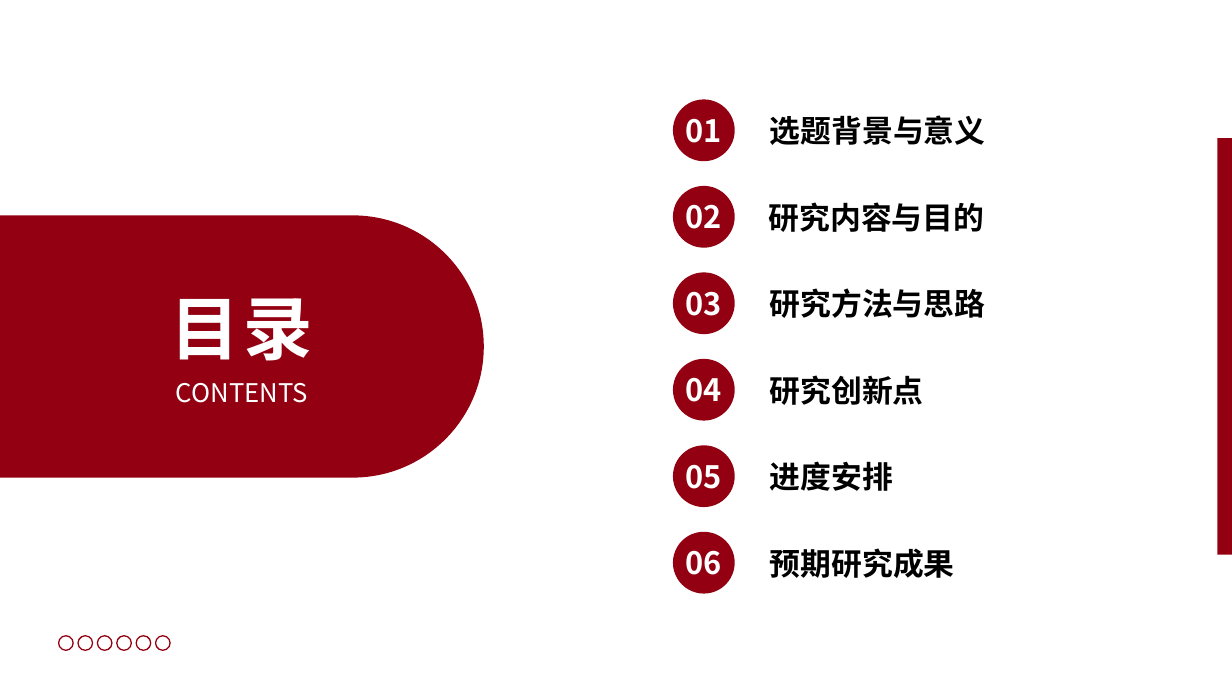
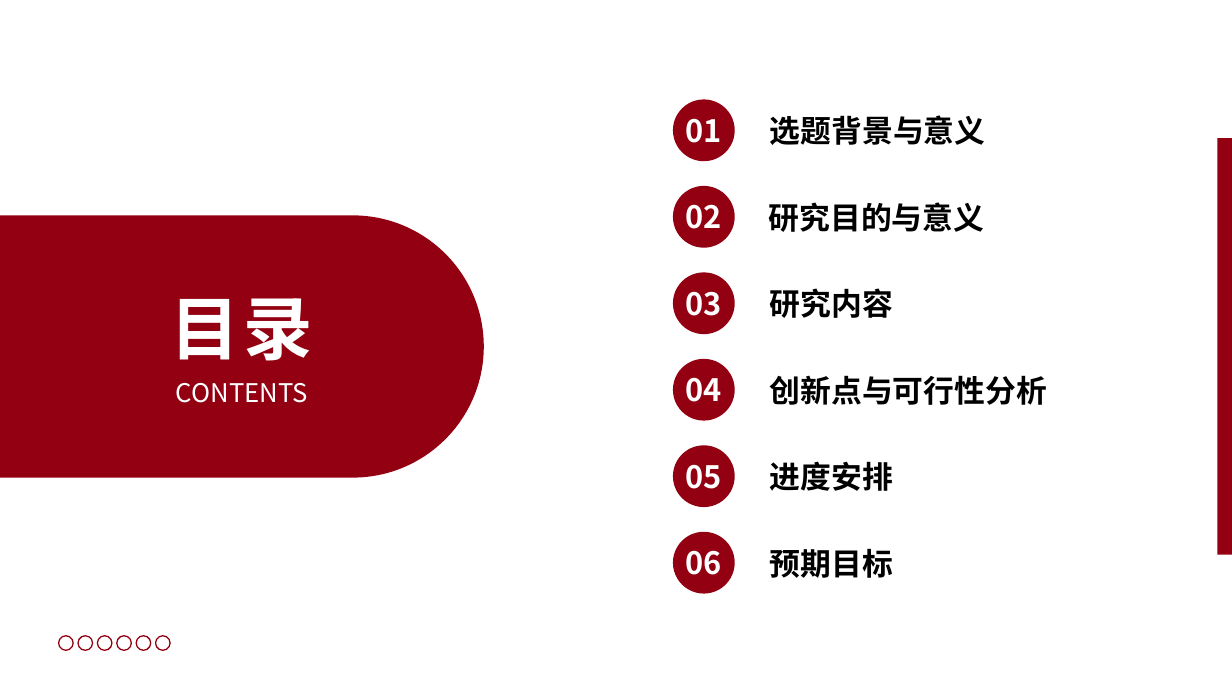
Before and after one commit to a854589274-afk/1, a slide deck: slide 2 of 开题答辩PPT_BSEP高原低压低氧.pptx. Drawn at 1232x693 pixels with LibreOffice and Linux fonts; fonts in the diff are those of the drawing. Boxes give left, top, right and bottom in pixels: in the first picture for what was removed or moved away, otherwise in the second. Text is boxed around its words. In the diff, an @@ line names an element or a change of style, - is before the commit and + after.

```diff
--- a/开题答辩PPT_BSEP高原低压低氧.pptx
+++ b/开题答辩PPT_BSEP高原低压低氧.pptx
@@ text at (x1=769, y1=202, x2=985, y2=232): text changed @@
-研究内容与目的
+研究目的与意义
@@ text at (x1=770, y1=288, x2=893, y2=318): text changed @@
-研究方法与思路
+研究内容
@@ text at (x1=770, y1=375, x2=1047, y2=405): text changed @@
-研究创新点
+创新点与可行性分析
@@ text at (x1=770, y1=548, x2=893, y2=578): text changed @@
-预期研究成果
+预期目标
```
Also in this commit, not shown: 8 other slides changed, 4 slides added, 2 slides removed.
